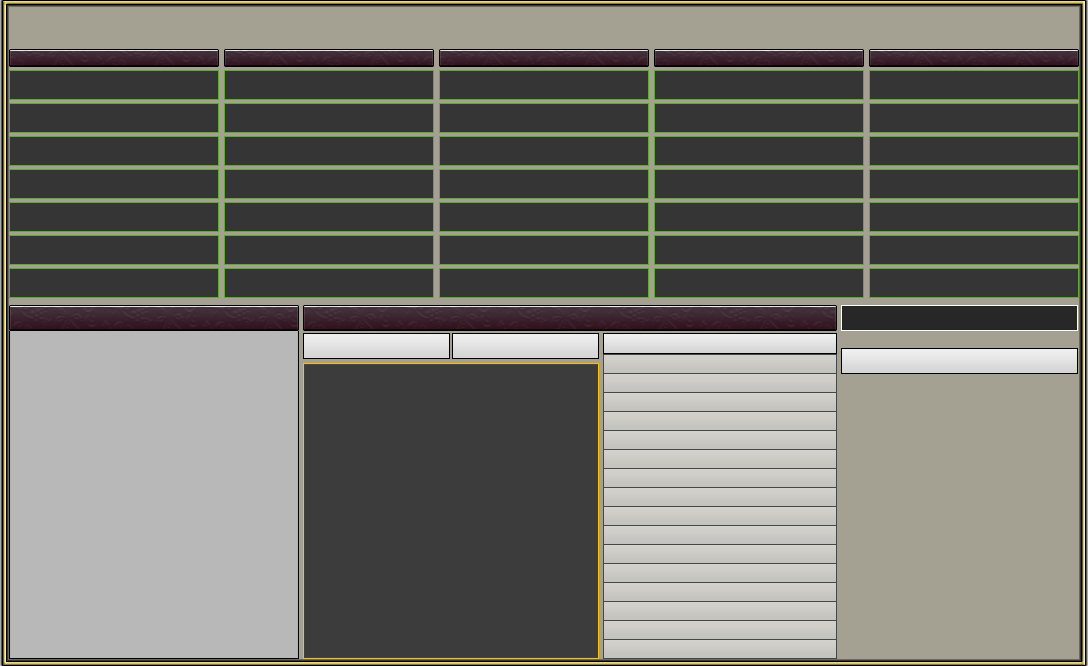
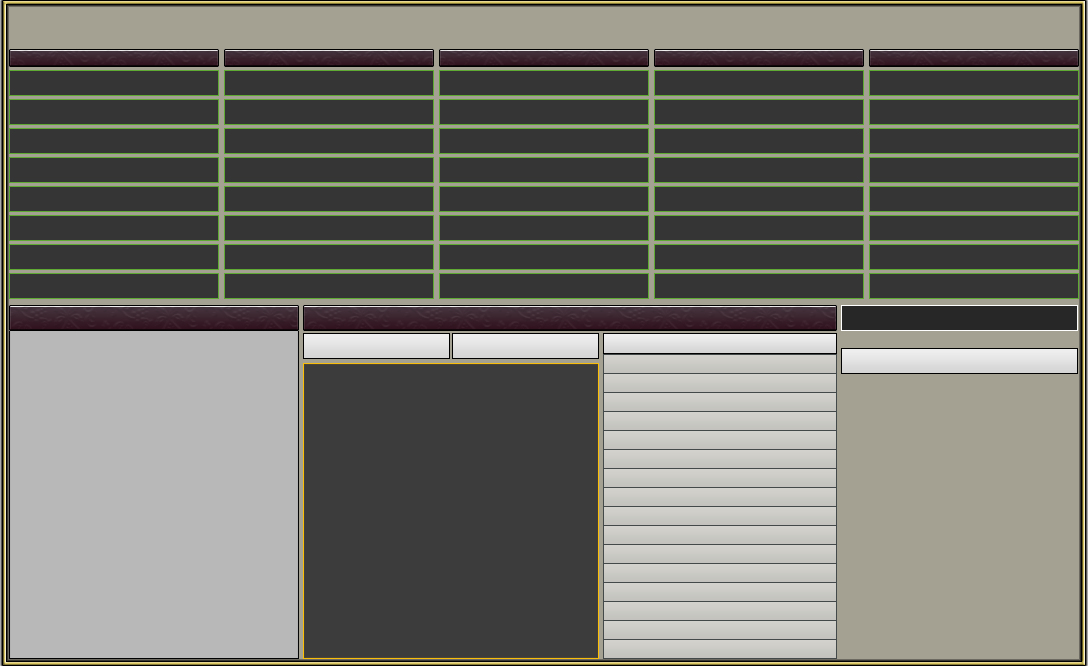
Before/after of a 1088 x 666 layered artwork. What changed in the layer stack:
removed layer "TechEntries" over [9, 95, 1079, 298]
added layer "Слой 11 копия 6" (1st of 2) above "Слой 11 копия 6" over [869, 95, 1079, 299]
added layer "Слой 11 копия 6" (2nd of 2) above "Слой 11 копия 5" over [654, 95, 864, 299]
added layer "Слой 11 копия 5" above "Слой 11 копия 4" over [439, 95, 649, 299]
added layer "Слой 11 копия 4" above "Слой 11 копия 3" over [224, 95, 434, 299]
added layer "Слой 11 копия 3" above "TechFolderName" over [9, 95, 219, 299]
